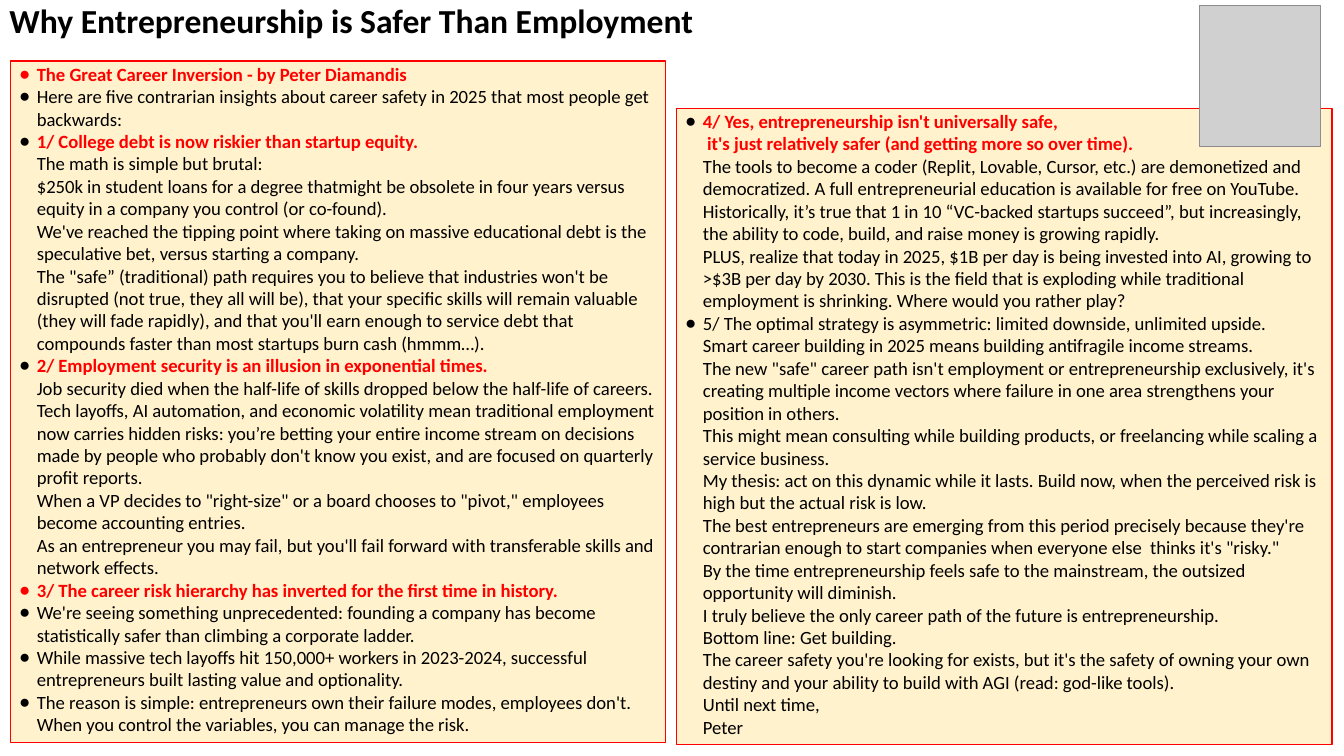
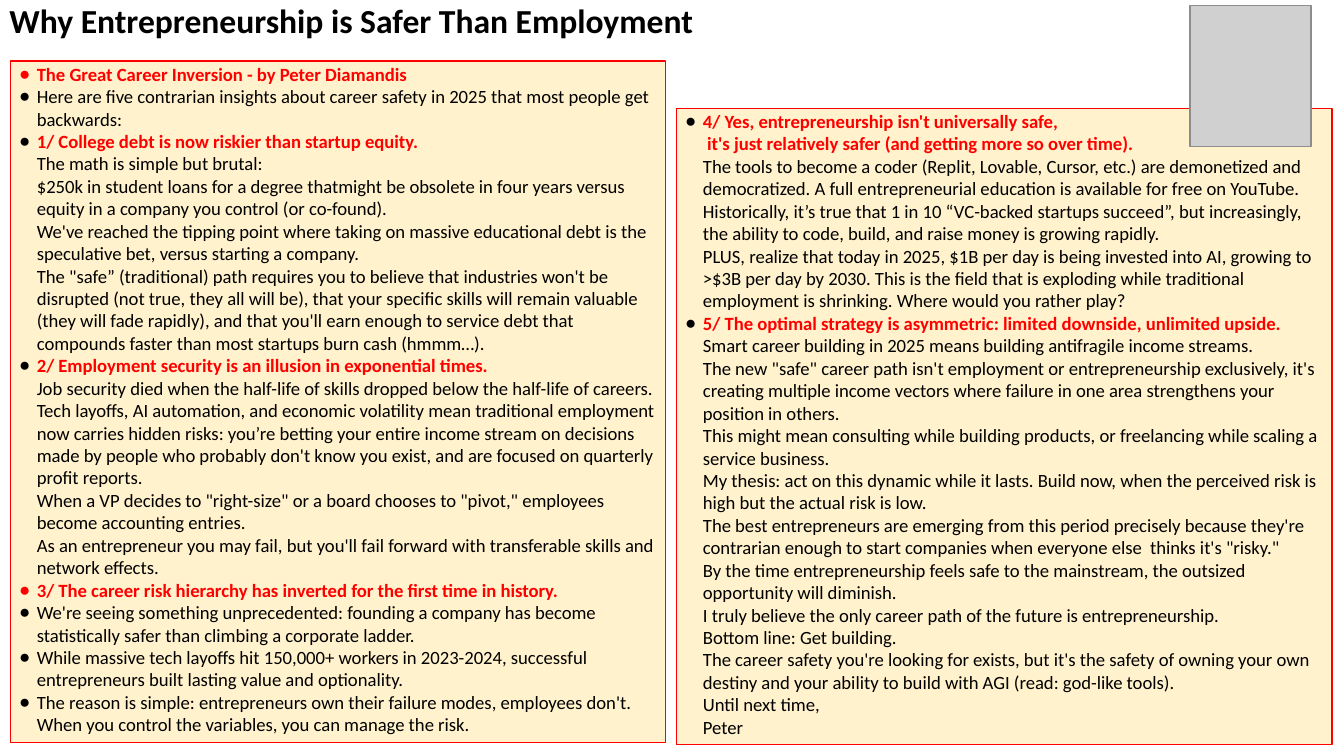
Before and after one commit to lselector/seminar, a slide deck: slide 27 of 2025/2025-09-19-AI-Updates.pptx. Drawn at 1344x756 pixels with LibreOffice and Linux fonts; fonts in the diff are those of the drawing; grey boxes stand for pictures. Boxes give left, top, right and bottom in pixels: in the first picture for what was removed or moved away, otherwise in the second. Text is boxed around its words. In the diff, an @@ line names an element or a change of style, - is before the commit and + after.

```diff
--- a/2025/2025-09-19-AI-Updates.pptx
+++ b/2025/2025-09-19-AI-Updates.pptx
@@ picture: place and size @@
-picture at [1200,5,1321,146]
+picture at [1189,5,1310,146]
@@ text in rectangle at [703,317,1317,734]: text colour #000000 to #FF0000, bold on in "5/ The optimal strategy is asymmetric: limited ..." @@
```
Also in this commit, not shown: 5 other slides changed.
